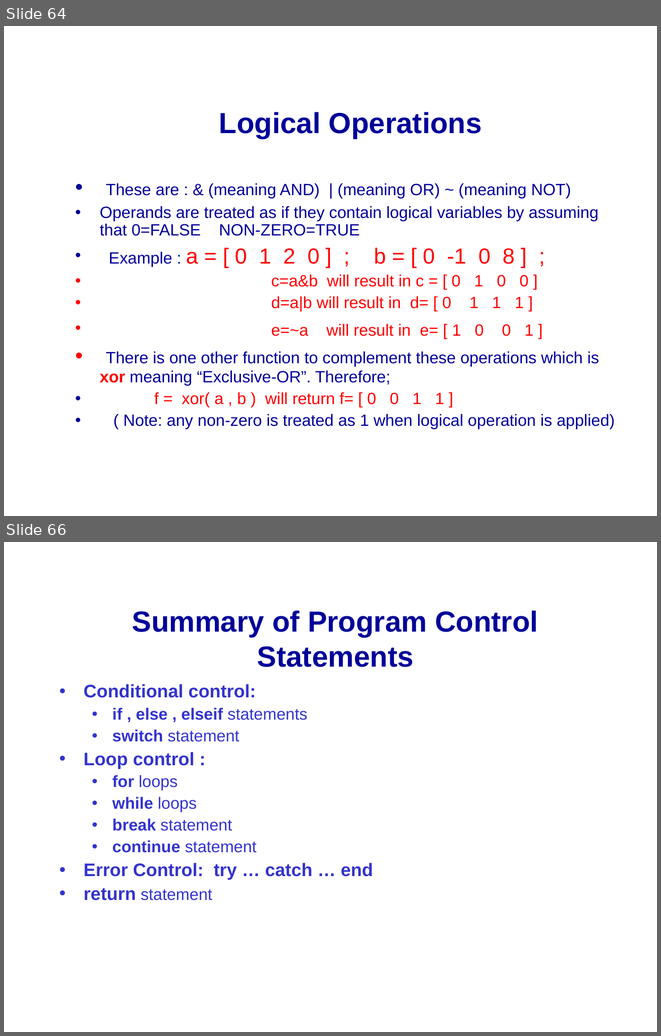
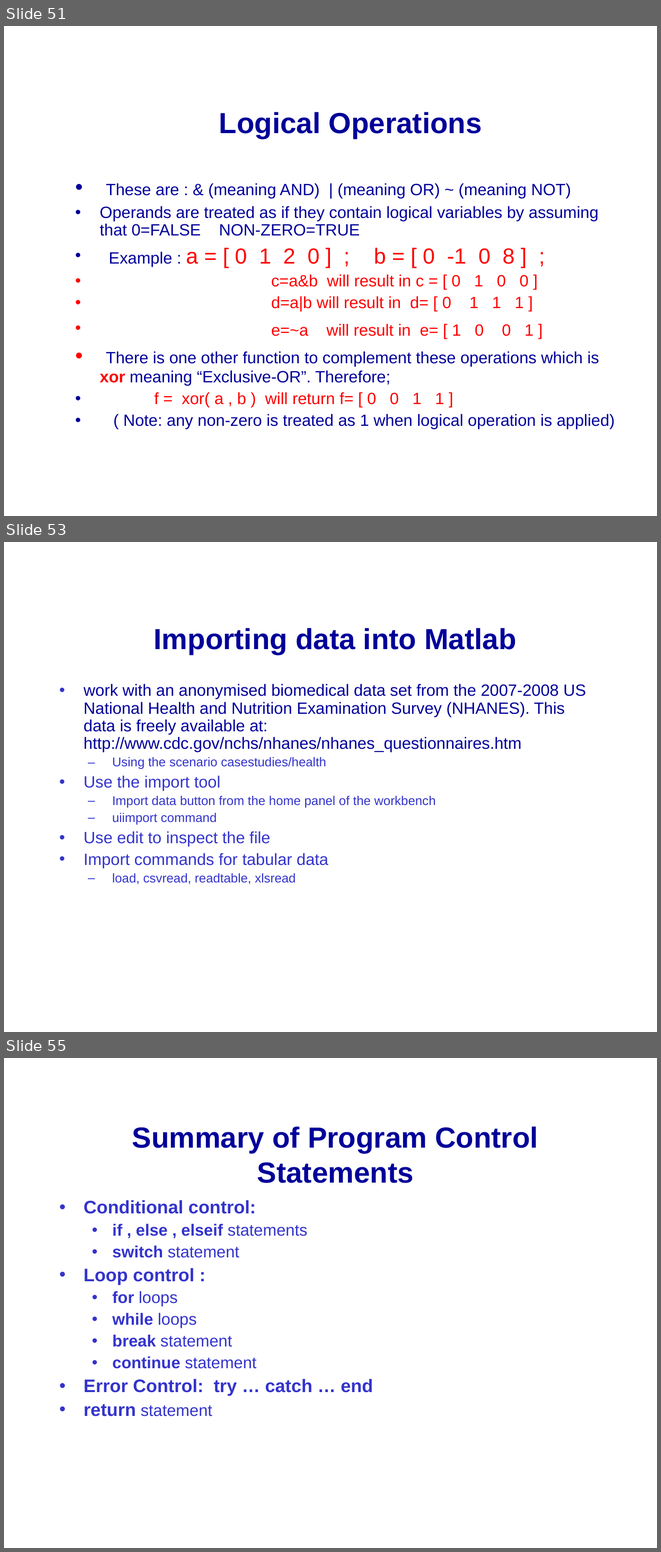
Before and after one commit to mikeg64/iome, a slide deck: src/examples/course/matlab/presentations_and_docs/matlab1.ppt. Shown one above the other, each under a label of ours: slides 64 and 66 before the commit, slides 51, 53 and 55 after it; the slides between them are not shown. The pictures are 661x1036 and 661x1552 pixels, drawn with LibreOffice and Linux fonts; fonts in the diff are those of the drawing; background and template pictures are left out. Boxes give left, top, right and bottom in pixels: in the first picture for what was removed or moved away, otherwise in the second. Text is boxed around its words. In the diff, an @@ line names an element or a change of style, - is before the commit and + after.

```diff
--- a/src/examples/course/matlab/presentations_and_docs/matlab1.ppt
+++ b/src/examples/course/matlab/presentations_and_docs/matlab1.ppt
@@ slide 53 added at <box>4,542,657,1032</box>, background picture (left out) @@
@@ title added at <box>154,628,516,654</box>, 32 pt, text #000099, bold @@
+Importing data into Matlab
@@ text added at <box>84,684,586,884</box>, 18 pt, text #3333CC @@
+• work with an anonymised biomedical data set from the 2007-2008 US National Health and Nutrition Examination Survey (NHANES). This data is freely available at: http://www.cdc.gov/nchs/nhanes/nhanes_questionnaires.htm
+  – Using the scenario casestudies/health
+• Use the import tool
+  – Import data button from the home panel of the workbench
+  – uiimport command
+• Use edit to inspect the file
+• Import commands for tabular data
+  – load, csvread, readtable, xlsread
@@ what was slide 64 is now slide 51 @@
@@ what was slide 66 is now slide 55 @@
```
Also in this commit, not shown: 2 slides changed, 2 other slides added, 21 slides removed, 4 other files.
